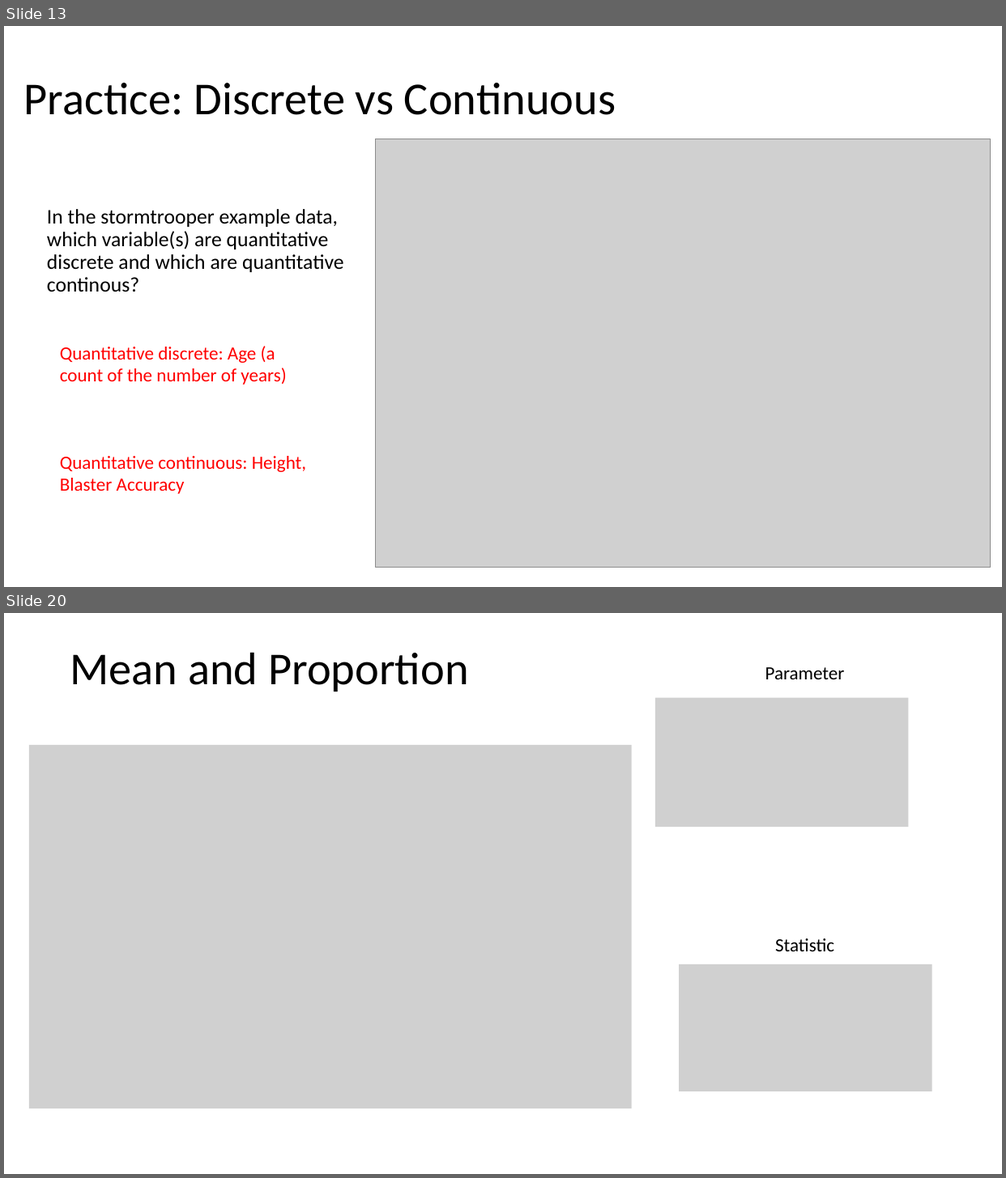
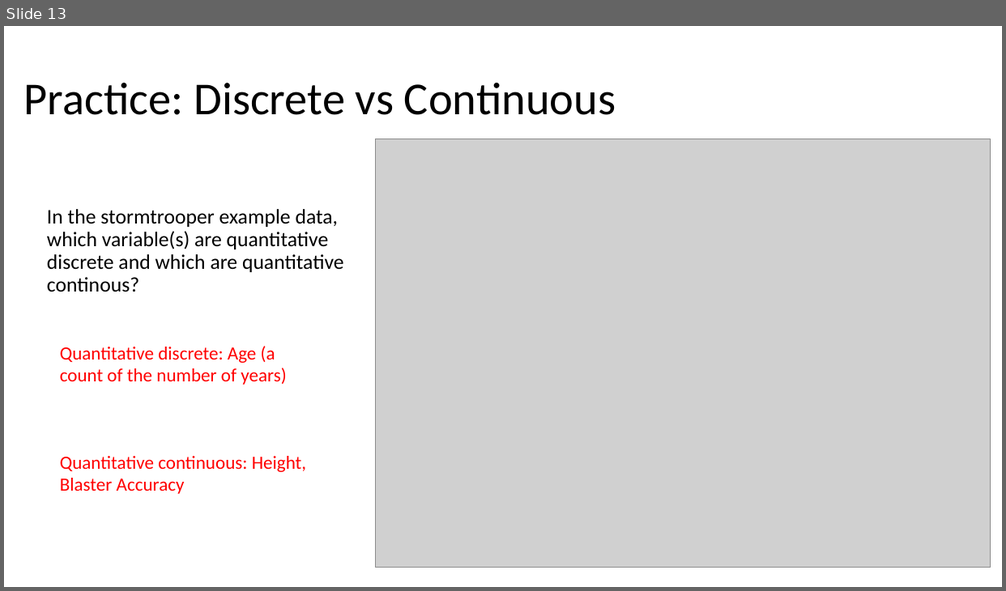
Before and after one commit to Jarred6068/UI_STAT251-03_Spring_2024, a slide deck: docs/lecture_slides/Week 1/Week1_Lecture1_Slides_1_10_2024.pptx. Shown one above the other, each under a label of ours: slides 13 and 20 before the commit, slide 13 after it; the slides between them are not shown. The pictures are 1006x1178 and 1006x591 pixels, drawn with LibreOffice and Linux fonts; fonts in the diff are those of the drawing; grey boxes stand for pictures. Boxes give left, top, right and bottom in pixels: in the first picture for what was removed or moved away, otherwise in the second. Text is boxed around its words. In the diff, an @@ line names an element or a change of style, - is before the commit and + after.

```diff
--- a/docs/lecture_slides/Week 1/Week1_Lecture1_Slides_1_10_2024.pptx
+++ b/docs/lecture_slides/Week 1/Week1_Lecture1_Slides_1_10_2024.pptx
@@ slide 20 removed at [4, 613, 1002, 1174], background #FFFFFF @@
@@ title removed at [70, 652, 469, 692] @@
-Mean and Proportion
@@ text removed at [765, 667, 845, 679] @@
-Parameter
@@ picture removed at [655, 697, 908, 827] @@
@@ picture removed at [29, 745, 632, 1109] @@
@@ text removed at [775, 939, 834, 952] @@
-Statistic
@@ picture removed at [680, 964, 932, 1092] @@
```
Also in this commit, not shown: 9 other slides removed, 13 other files.
